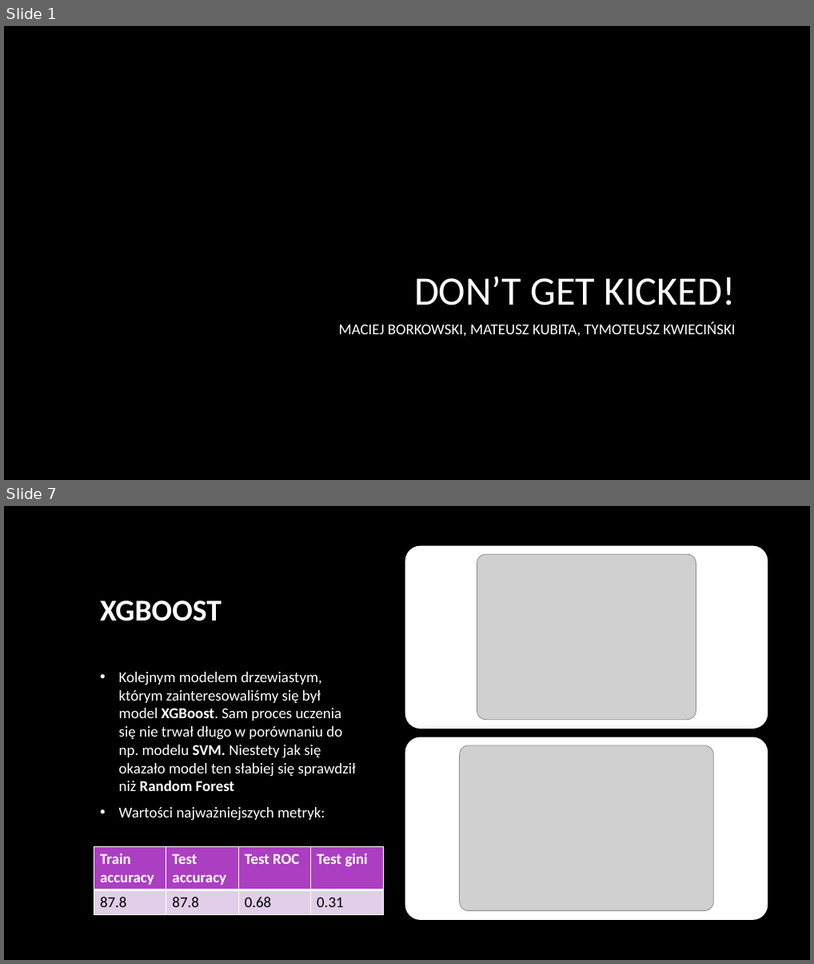
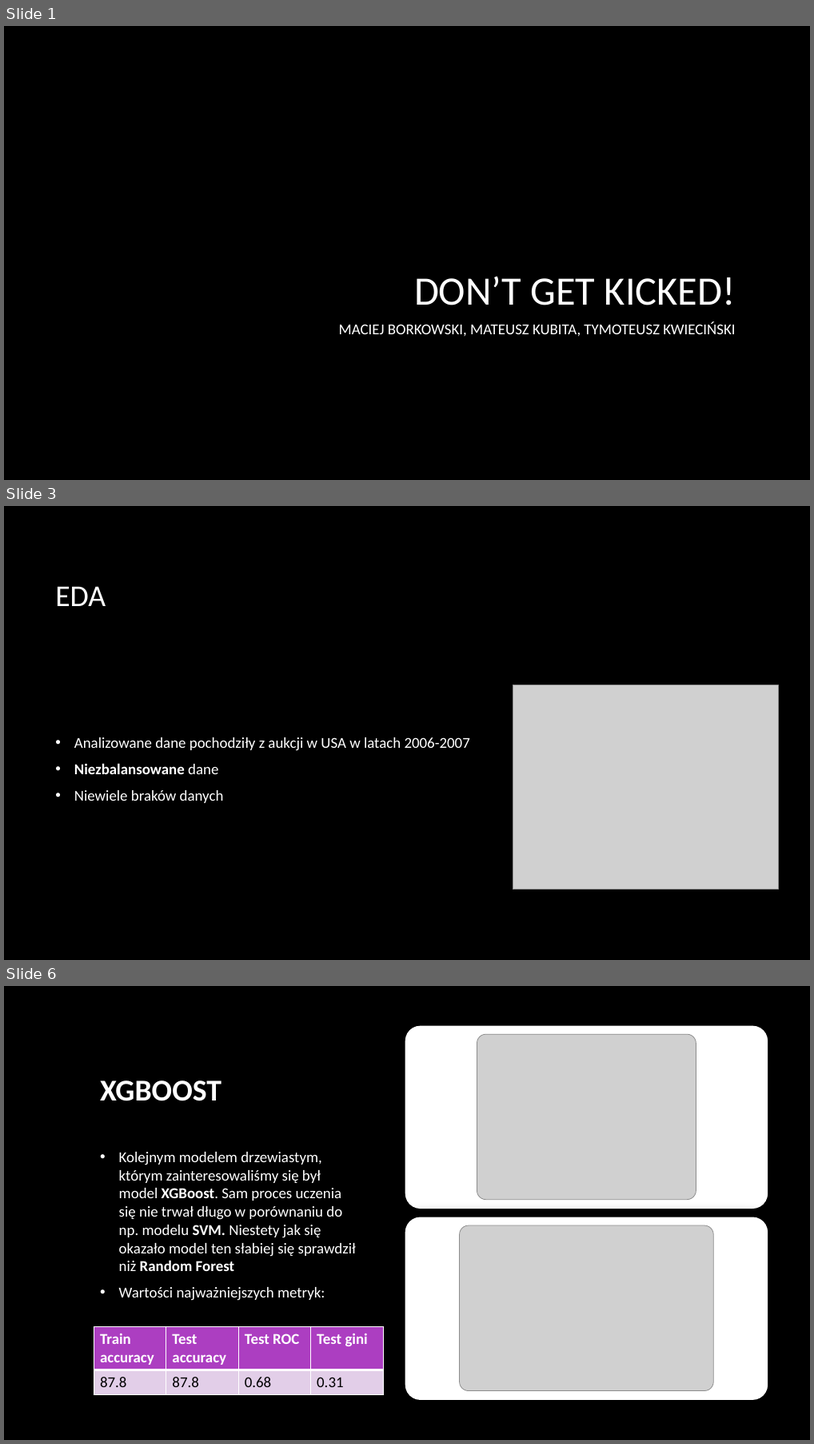
Before and after one commit to Koliber216/DontGetKicked-ML-Classification, a slide deck: prezka.pptx. Shown one above the other, each under a label of ours: slides 1 and 7 before the commit, slides 1, 3 and 6 after it; the slides between them are not shown. The pictures are 814x964 and 814x1444 pixels, drawn with LibreOffice and Linux fonts; fonts in the diff are those of the drawing; grey boxes stand for pictures; background and template pictures are left out. Boxes give left, top, right and bottom in pixels: in the first picture for what was removed or moved away, otherwise in the second. Text is boxed around its words. In the diff, an @@ line names an element or a change of style, - is before the commit and + after.

```diff
--- a/prezka.pptx
+++ b/prezka.pptx
@@ slide 3 added at [4,506,810,960], background picture (left out) @@
@@ title added at [55,586,106,606], 36 pt, text #FFFFFF @@
+EDA
@@ picture added at [514,685,779,889] @@
@@ text added at [74,737,470,803], 18 pt, text #FFFFFF @@
+• Analizowane dane pochodziły z aukcji w USA w latach 2006-2007
+• Niezbalansowane dane
+• Niewiele braków danych
@@ what was slide 7 is now slide 6 @@
```
Also in this commit, not shown: 2 slides changed, 5 other slides added, 4 slides removed, 7 other files.
